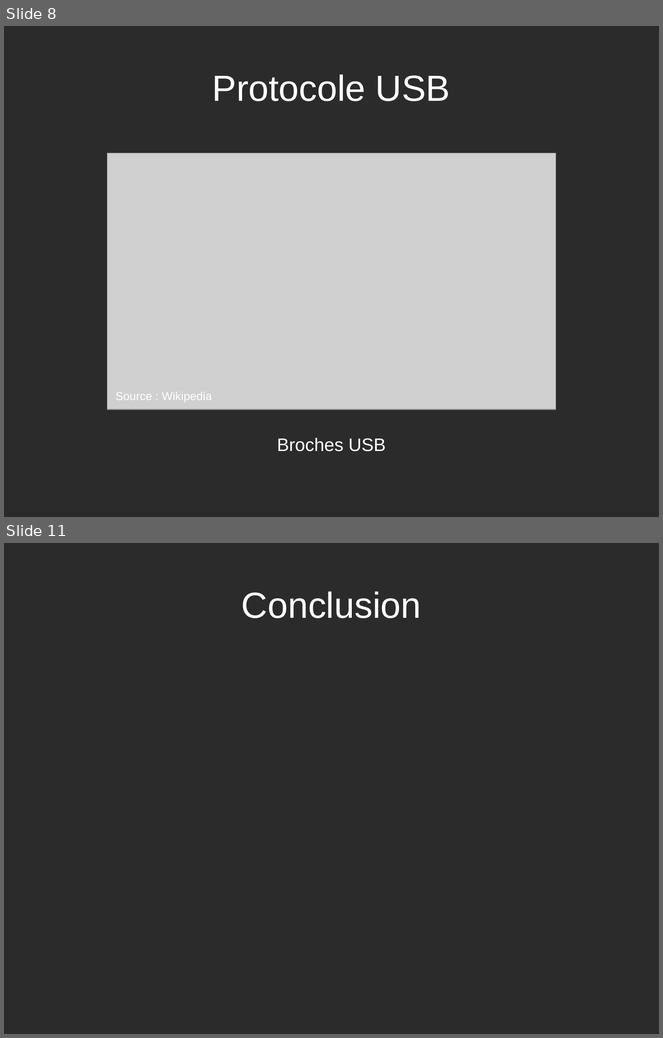
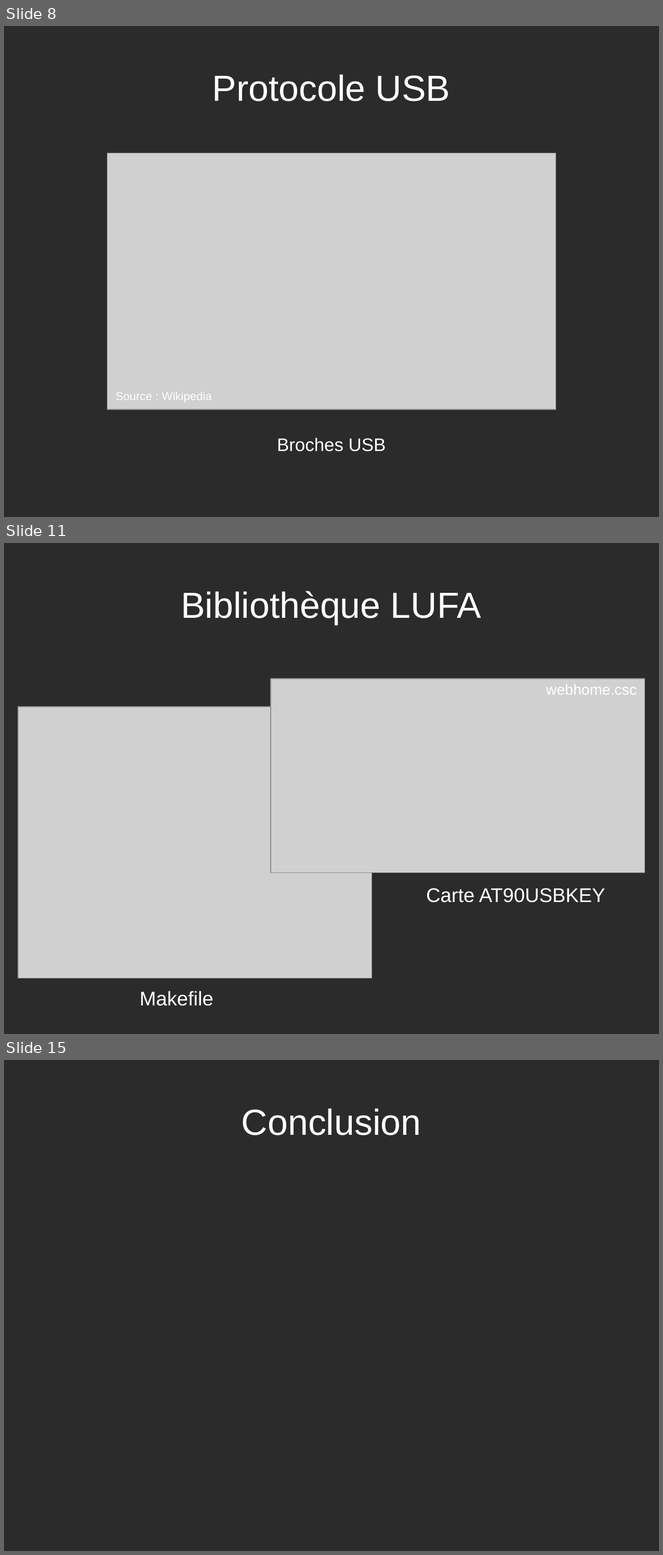
Before and after one commit to rguillomon/IMA3-4_Project, a slide deck: P12(périphUSB).odp. Shown one above the other, each under a label of ours: slides 8 and 11 before the commit, slides 8, 11 and 15 after it; the slides between them are not shown. The pictures are 663x1038 and 663x1555 pixels, drawn with LibreOffice and Linux fonts; fonts in the diff are those of the drawing; grey boxes stand for pictures; background and template pictures are left out; a plain dark background stands for a picture behind light text. Boxes give left, top, right and bottom in pixels: in the first picture for what was removed or moved away, otherwise in the second. Text is boxed around its words. In the diff, an @@ line names an element or a change of style, - is before the commit and + after.

Commit message:
commit : ajout diapos LUFA

```diff
--- a/P12(périphUSB).odp
+++ b/P12(périphUSB).odp
@@ slide 11 added at <box>4,543,659,1034</box>, background picture (left out) @@
@@ title added at <box>181,591,482,625</box>, 44 pt, text #FFFFFF @@
+Bibliothèque LUFA
@@ picture added at <box>271,679,646,873</box> @@
@@ text added at <box>546,684,637,695</box>, 18 pt, text #FFFFFF @@
+webhome.csc
@@ picture added at <box>18,707,372,979</box> @@
@@ text added at <box>426,888,606,903</box>, 24 pt, text #FFFFFF @@
+Carte AT90USBKEY
@@ text added at <box>140,991,214,1006</box>, 24 pt, text #FFFFFF @@
+Makefile
@@ what was slide 11 is now slide 15 @@
```
Also in this commit, not shown: 1 slide changed, 4 other slides added, 1 slide removed.
